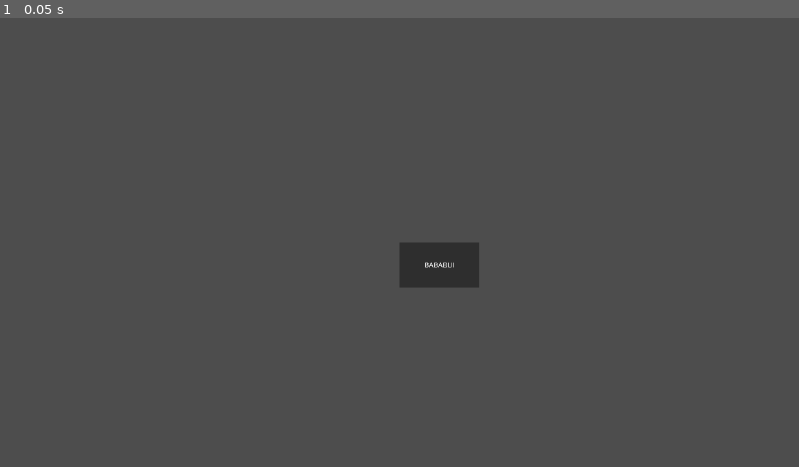
Above: before the commit, frame 1.
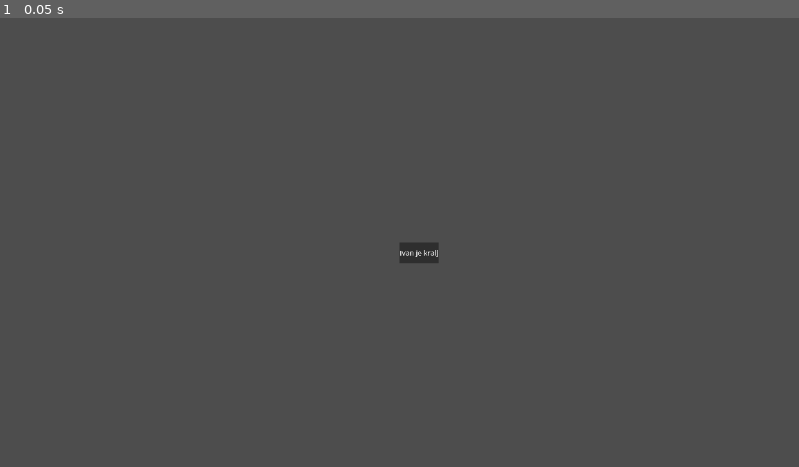
Above: after the commit, the same moment.

Repository: SUPRIM-MASTER/codenameWarfare
Game: Godot game, scene res://node_2d.tscn
The game is run twice, just before and just after one commit, with the same random seed, the same clock (stepped at 60 frames per second) and the same inputs. The project has no main scene, so this scene is started directly.
Inputs:
- Up to frame 1 (0.05 s): no input

The runs differ from the first frame. In frame 1, 0.8% of the frame differs, in the area x 50-60%, y 50-60%.

Commit message:
Ivan je kralj

Diff:
--- a/node_2d.tscn
+++ b/node_2d.tscn
@@ -12,7 +12,7 @@
 format = 2
 
 [node name="Button" type="Button" parent="."]
-offset_right = 1151.0
-offset_bottom = 646.0
+offset_right = 540.0
+offset_bottom = 300.0
 theme_override_font_sizes/font_size = 100
-text = "BABABUI"
+text = "Ivan je kralj"
